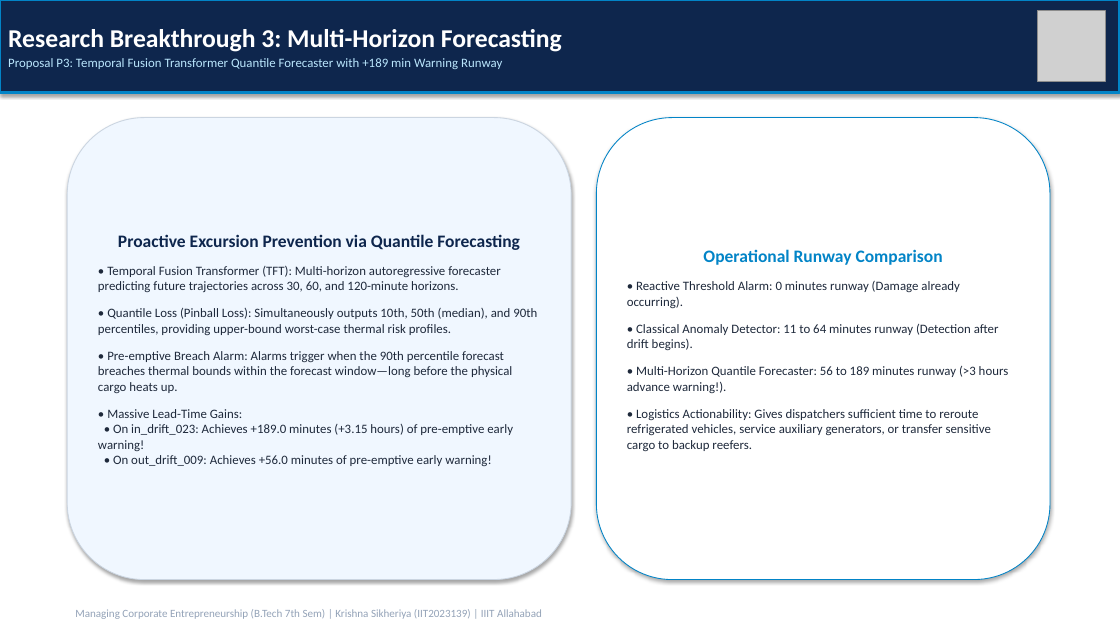
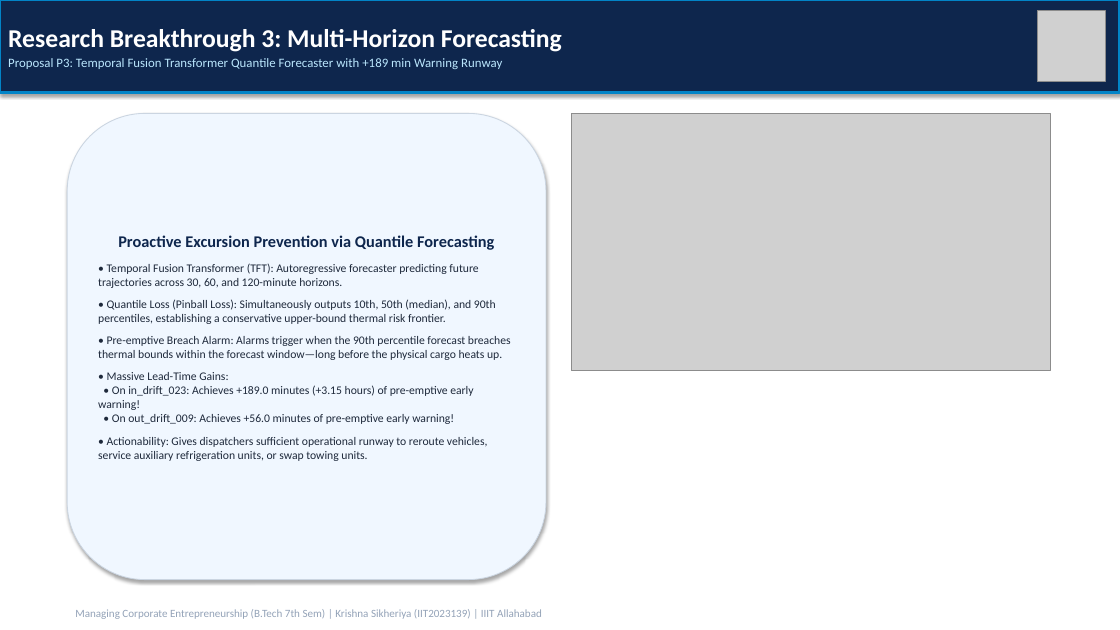
Before and after one commit to Krishna200608/coldchain-ews-twin, a slide deck: slide 10 of docs/Progress_Report/Presentation.pptx. Drawn at 1120x630 pixels with LibreOffice and Linux fonts; fonts in the diff are those of the drawing; grey boxes stand for pictures. Boxes give left, top, right and bottom in pixels: in the first picture for what was removed or moved away, otherwise in the second. Text is boxed around its words. In the diff, an @@ line names an element or a change of style, - is before the commit and + after.

Commit message:
docs: include publication-grade 300 DPI research breakthrough figures across reports and presentation deck

```diff
--- a/docs/Progress_Report/Presentation.pptx
+++ b/docs/Progress_Report/Presentation.pptx
@@ rounded rectangle "Proactive Excursion Prevention via Quantile ...": place and size @@
-rounded rectangle "Proactive Excursion Prevention via Quantile ..." at bbox=[67, 118, 571, 580]
+rounded rectangle "Proactive Excursion Prevention via Quantile ..." at bbox=[67, 113, 546, 580]
@@ picture added at bbox=[571, 113, 1050, 371] @@
@@ rounded rectangle removed at bbox=[597, 118, 1050, 580] @@
-Operational Runway Comparison
-• Reactive Threshold Alarm: 0 minutes runway (Damage already occurring).
-• Classical Anomaly Detector: 11 to 64 minutes runway (Detection after drift begins).
-• Multi-Horizon Quantile Forecaster: 56 to 189 minutes runway (>3 hours advance warning!).
-• Logistics Actionability: Gives dispatchers sufficient time to reroute refrigerated vehicles, service auxiliary generators, or transfer sensitive cargo to backup reefers.
@@ text in rounded rectangle at bbox=[98, 235, 511, 424]: size 15 to 14 pt in "Proactive Excursion Prevention via Quantile Forecasting"; size 11 to 10 pt in "• Pre-emptive Breach Alarm: Alarms trigger when ...", "• Massive Lead-Time Gains: • On in_drift_023: ..."; less space between paragraphs @@
@@ text in rounded rectangle at bbox=[98, 263, 496, 324]: text changed; size 11 to 10 pt @@
-• Temporal Fusion Transformer (TFT): Multi-horizon autoregressive forecaster predicting future trajectories across 30, 60, and 120-minute horizons.
-• Quantile Loss (Pinball Loss): Simultaneously outputs 10th, 50th (median), and 90th percentiles, providing upper-bound worst-case thermal risk profiles.
+• Temporal Fusion Transformer (TFT): Autoregressive forecaster predicting future trajectories across 30, 60, and 120-minute horizons.
+• Quantile Loss (Pinball Loss): Simultaneously outputs 10th, 50th (median), and 90th percentiles, establishing a conservative upper-bound thermal risk frontier.
@@ text in rounded rectangle at bbox=[98, 437, 487, 461]: paragraph added @@
+• Actionability: Gives dispatchers sufficient operational runway to reroute vehicles, service auxiliary refrigeration units, or swap towing units.
```
Also in this commit, not shown: 3 other slides changed, 19 other files.
